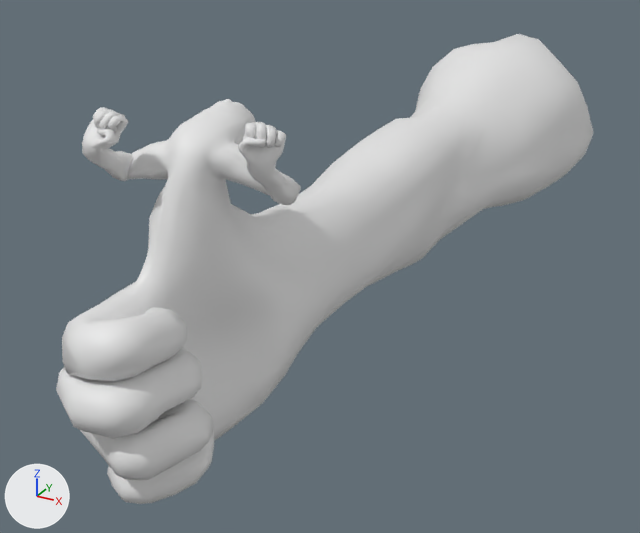
Before and after pictures for a commit that changed the FBX model Assets/Models/ThumbFighter/ThumbPolished.fbx.
Both versions are drawn from a 50 mm lens placed at (3.03, -9.97, 2.66), pointed at (-0.24, -4.02, -0.31). Arrows for +X, +Y and +Z are at lower left; the lights stay in place. Both versions are drawn at frame 210 of the action 'Scene'; the numbers are the values there.

In view in the first picture: 'ThumbFighterModel'.
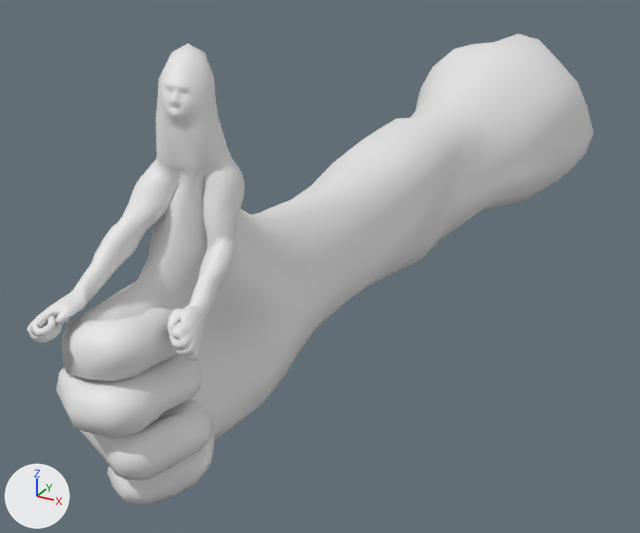
Boxes [x1, y1, x2, y2] around the edits, measured in the pictures (640 x 533 px):
'ThumbFighterModel', posed: before [56, 34, 593, 504]; after [27, 34, 593, 504]
bone 'ORG-thumb.02.R', root to tip: before (201, 212) to (206, 156); after (201, 212) to (198, 167)
bone 'DEF-upper_arm.R.002', root to tip: before (186, 156) to (155, 162); after (175, 167) to (150, 198)
bone 'DEF-forearm.R.002', root to tip: before (125, 167) to (112, 158); after (125, 230) to (102, 261)
bone 'DEF-forearm.R.003', root to tip: before (112, 158) to (96, 149); after (102, 261) to (77, 294)
bone 'DEF-hand.R.001', root to tip: before (96, 149) to (103, 138); after (77, 294) to (65, 306)
bone 'DEF-upper_arm.R.004', root to tip: before (216, 149) to (255, 172); after (221, 161) to (223, 206)
bone 'DEF-upper_arm.R.005', root to tip: before (255, 172) to (293, 193); after (223, 206) to (225, 251)
bone 'DEF-forearm.R.004', root to tip: before (293, 193) to (276, 181); after (225, 251) to (212, 280)
bone 'DEF-hand.R.002', root to tip: before (258, 167) to (259, 155); after (198, 311) to (190, 321)
bone 'DEF-thumb.02.R', root to tip: before (201, 212) to (207, 153); after (201, 212) to (197, 164)
bone 'DEF-thumb.03.R', root to tip: before (207, 153) to (243, 119); after (197, 164) to (182, 49)

What the commit changed:
Bone 'ORG-thumb.02.R' (bone_org_thumb_02_r) turns from (54, -5, 3) to (31, -3, 5) degrees about its own x, y and z.
Bone 'ORG-thumb.02.R' (bone_org_thumb_02_r) is rescaled from (1.0, 0.73, 1.0) to (1.0, 0.67, 1.0).
Bone 'DEF-upper_arm.R.002' (bone_def_upper_arm_r_002) moves from (0.0, -0.02, -0.01) to (0.01, -0.01, -0.03).
Bone 'DEF-upper_arm.R.002' (bone_def_upper_arm_r_002) turns from (-22, 2, 14) to (-1, 3, 70) degrees about its own x, y and z.
Bone 'DEF-upper_arm.R.002' (bone_def_upper_arm_r_002) is rescaled from (1.17, 1.1, 1.14) to (1.01, 1.28, 1.25).
Bone 'DEF-forearm.R.002' (bone_def_forearm_r_002) turns from (98, -13, 4) to (22, -13, 5) degrees about its own x, y and z.
Bone 'DEF-forearm.R.002' (bone_def_forearm_r_002) is rescaled from (1.02, 0.96, 1.02) to (1.02, 0.98, 1.01).
Bone 'DEF-forearm.R.003' (bone_def_forearm_r_003) turns from (0, -58, 0) to (0, -29, 0) degrees about its own x, y and z.
Bone 'DEF-hand.R.001' (bone_def_hand_r_001) turns from (-40, -71, -20) to (-3, -30, -11) degrees about its own x, y and z.
Bone 'DEF-hand.R.001' (bone_def_hand_r_001) is rescaled from (0.98, 1.0, 1.02) to (0.99, 1.01, 0.99).
Bone 'DEF-upper_arm.R.004' (bone_def_upper_arm_r_004) moves from (-0.06, -0.07, 0.06) to (-0.11, 0.0, 0.05).
Bone 'DEF-upper_arm.R.004' (bone_def_upper_arm_r_004) turns from (-13, -1, -11) to (-14, -9, -71) degrees about its own x, y and z.
Bone 'DEF-upper_arm.R.004' (bone_def_upper_arm_r_004) is rescaled from (1.09, 1.3, 1.04) to (0.93, 1.63, 1.03).
Bone 'DEF-upper_arm.R.005' (bone_def_upper_arm_r_005) turns from (0, 8, 0) to (0, 19, 0) degrees about its own x, y and z.
Bone 'DEF-forearm.R.004' (bone_def_forearm_r_004) turns from (109, 7, 3) to (48, 22, -1) degrees about its own x, y and z.
Bone 'DEF-forearm.R.004' (bone_def_forearm_r_004) is rescaled from (1.09, 0.98, 0.96) to (1.09, 1.02, 0.92).
Bone 'DEF-hand.R.002' (bone_def_hand_r_002) turns from (-58, 46, -25) to (13, 37, 17) degrees about its own x, y and z.
Bone 'DEF-hand.R.002' (bone_def_hand_r_002) is rescaled from (0.99, 1.01, 1.0) to (0.99, 1.02, 0.99).
Bone 'DEF-thumb.02.R' (bone_def_thumb_02_r) turns from (54, -5, 3) to (31, -3, 5) degrees about its own x, y and z.
Bone 'DEF-thumb.02.R' (bone_def_thumb_02_r) is rescaled from (1.0, 0.73, 1.0) to (1.0, 0.67, 1.0).
Bone 'DEF-thumb.03.R' (bone_def_thumb_03_r) turns from (81, 3, -6) to (17, 1, -6) degrees about its own x, y and z.
Bone 'DEF-thumb.03.R' (bone_def_thumb_03_r) is rescaled from (1.0, 1.04, 1.35) to (1.01, 1.47, 1.01).
